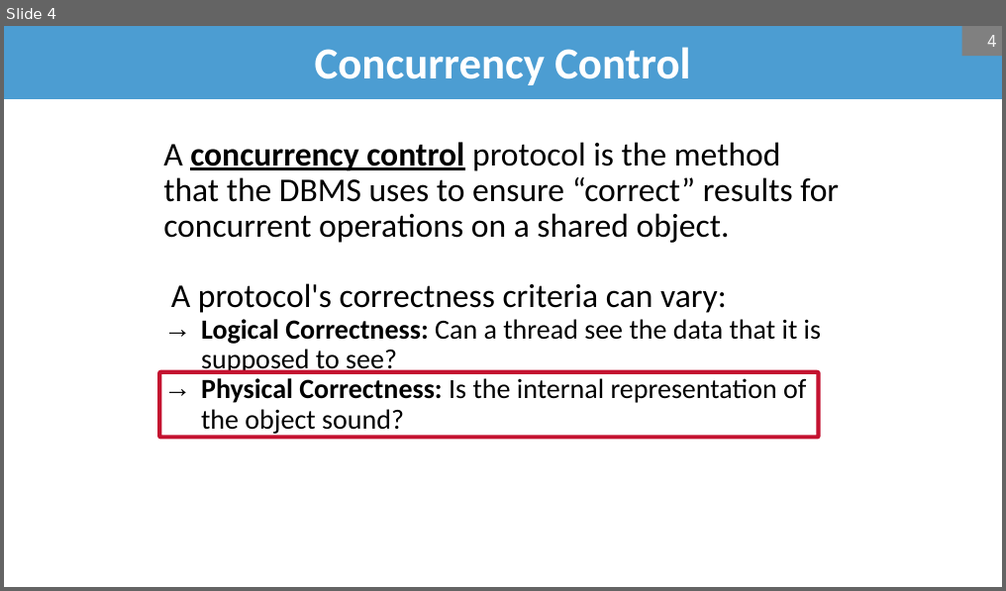
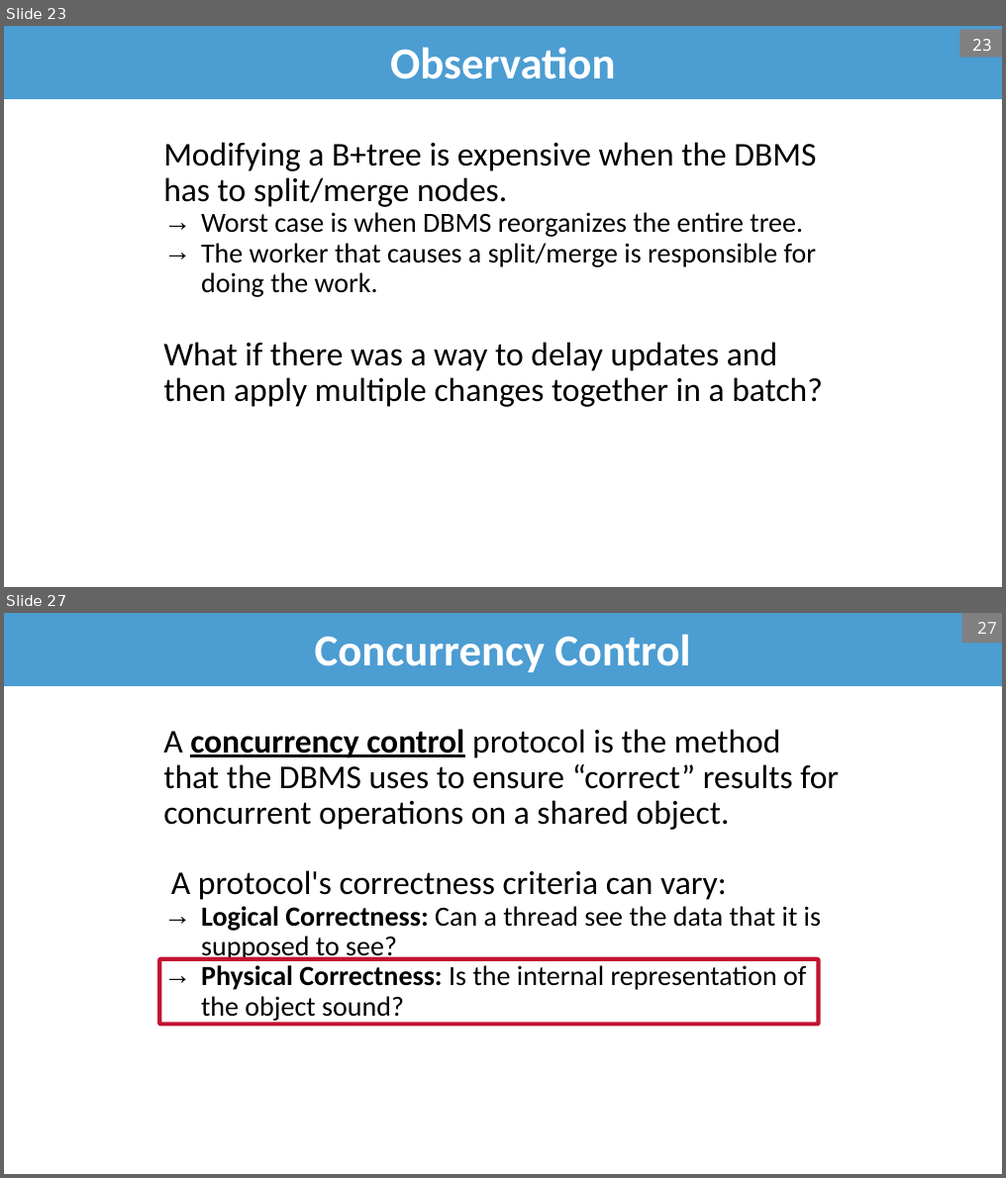
Before and after one commit to bsb20/bsb20.github.io, a slide deck: docs/421_f26/lectures/L08_concurrent_b_plus.pptx. Shown one above the other, each under a label of ours: slide 4 before the commit, slides 23 and 27 after it; the slides between them are not shown. The pictures are 1006x591 and 1006x1178 pixels, drawn with LibreOffice and Linux fonts; fonts in the diff are those of the drawing; background and template pictures are left out. Boxes give left, top, right and bottom in pixels: in the first picture for what was removed or moved away, otherwise in the second. Text is boxed around its words. In the diff, an @@ line names an element or a change of style, - is before the commit and + after.

```diff
--- a/docs/421_f26/lectures/L08_concurrent_b_plus.pptx
+++ b/docs/421_f26/lectures/L08_concurrent_b_plus.pptx
@@ slide 23 added at box(4, 26, 1002, 587), background #FFFFFF @@
@@ title added at box(4, 26, 1002, 99), fill #4C9DD2, 32 pt, text #FFFFFF, bold @@
+Observation
@@ page number added at box(960, 29, 1002, 57), fill #808080, 12 pt, text #FFFFFF @@
+23
@@ text added at box(163, 142, 823, 407), 24 pt, text #000000 @@
+Modifying a B+tree is expensive when the DBMS has to split/merge nodes.
+  → Worst case is when DBMS reorganizes the entire tree.
+  → The worker that causes a split/merge is responsible for doing the work.
+What if there was a way to delay updates and then apply multiple changes together in a batch?
@@ what was slide 4 is now slide 27 @@
@@ page number at box(977, 622, 997, 634): text changed @@
-4
+27
```
Also in this commit, not shown: 15 slides changed, 24 other slides added, 1 slide removed, 1 other file.
